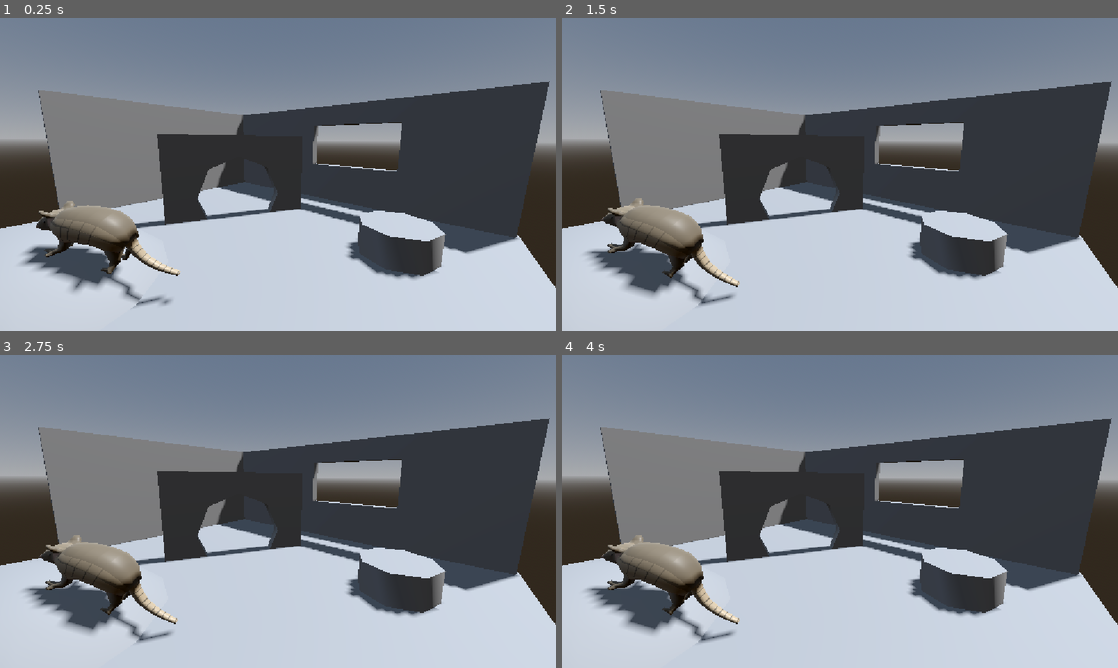
Above: before the commit, frames 1-4 (two rows, left to right).
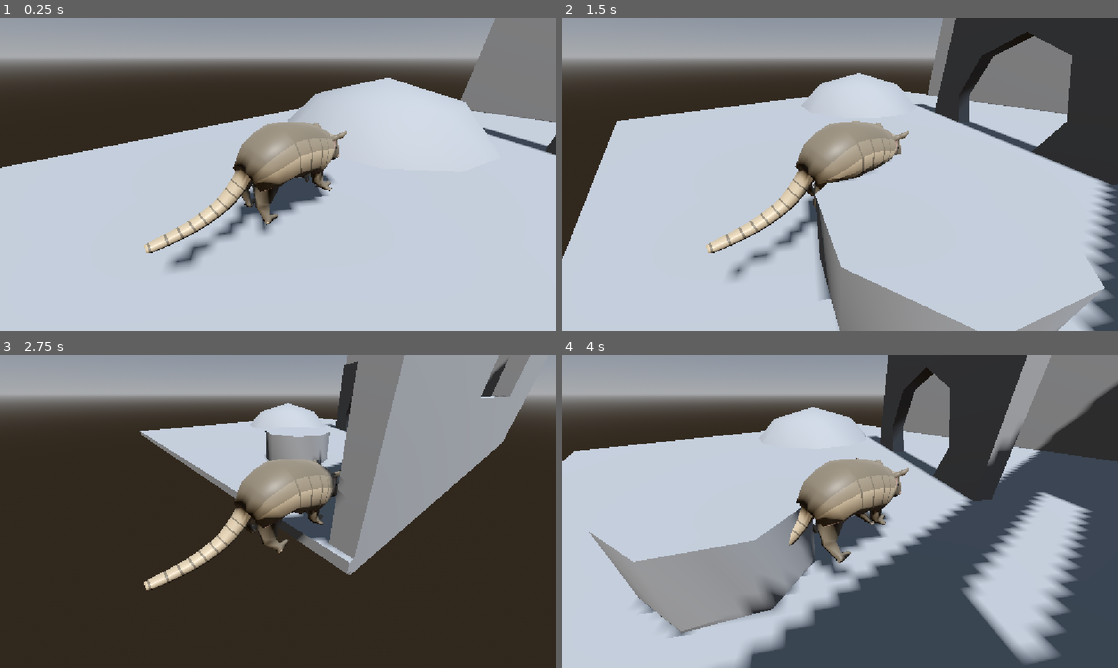
Above: after the commit, the same moments.

Repository: Aubrey-projects/Armadillo_Game
Game: Godot game, scene res://main.tscn
The game is run twice, just before and just after one commit, with the same random seed, the same clock (stepped at 60 frames per second) and the same inputs.
Inputs:
- Up to frame 1 (0.25 s): no input
- Up to frame 2 (1.5 s): hold D 0.53-1.28 s; hold S from 1.28 s (still down)
- Up to frame 3 (2.75 s): release S at 2.03 s; hold D from 2.03 s (still down)
- Up to frame 4 (4 s): release D at 2.78 s; hold W 2.78-3.53 s; hold A from 3.53 s (still down)

The runs differ from the first frame. In frame 1, 71% of the frame differs, in the area x 0-100%, y 0-93%; in frame 2, 72%; in frame 3, 88%, in the area x 0-100%, y 0-100%; in frame 4, 80%.

Commit message:
Added movement and stepping

Diff:
--- a/armadillo-game/armadillo/IKArmadillo.tscn
+++ b/armadillo-game/armadillo/IKArmadillo.tscn
@@ -197,3 +197,6 @@
 
 [node name="BackRightTarget" type="Marker3D" parent="LegControllers/BackRight" index="1" unique_id=154616327]
 transform = Transform3D(1, 0, 0, 0, 1, 0, 0, 0, 1, -0.1, 0, -0.20000002)
+
+[node name="Camera3D" type="Camera3D" parent="." index="2" unique_id=1559620857]
+transform = Transform3D(-0.64278764, 0.3830222, -0.6634138, 3.7046274e-08, 0.86602545, 0.5, 0.7660444, 0.3213938, -0.5566704, -0.8, 0.8, -0.7)
--- a/armadillo-game/armadillo/ik_armadillo.gd
+++ b/armadillo-game/armadillo/ik_armadillo.gd
@@ -4,6 +4,9 @@
 # Inspector variables
 @export var ground_align_speed: float = 5.0
 @export var ground_offset: float = 0.1
+@export var step_distance: float = 0.2
+@export var movement_speed: float = 3.0
+@export var rotation_speed: float = 10.0
 
 # Ray references
 @onready var front_left_ray: RayCast3D = $LegControllers/FrontLeft/GroundRay
@@ -21,23 +24,47 @@
 @onready var legs: Array[Dictionary] = [
 	{
 		"ray": front_left_ray,
-		"target": front_left_target
+		"target": front_left_target,
+		"planted_position": front_left_target.global_position,
+		"needs_step": false,
+		"is_stepping": false
 	},
 	{
 		"ray": front_right_ray,
-		"target": front_right_target
+		"target": front_right_target,
+		"planted_position": front_right_target.global_position,
+		"needs_step": false,
+		"is_stepping": false
 	},
 	{
 		"ray": back_left_ray,
-		"target": back_left_target
+		"target": back_left_target,
+		"planted_position": back_left_target.global_position,
+		"needs_step": false,
+		"is_stepping": false
 	},
 	{
 		"ray": back_right_ray,
-		"target": back_right_target
+		"target": back_right_target,
+		"planted_position": back_right_target.global_position,
+		"needs_step": false,
+		"is_stepping": false
 	}
 ]
 
+# Pairs the front left leg with the back right leg
+# and the front right leg with the back left leg
+var leg_pairs: Array[Array] = [
+	[0, 3],
+	[1, 2]
+]
+var active_pair: int = 0
+var legs_finished: int = 0
+
 func _physics_process(delta: float) -> void:
+	# Moves the armadillo
+	_handle_movement(delta)
+
 	# If all legs are above a surface with a collision
 	if front_left_ray.is_colliding() and front_right_ray.is_colliding() \
 	and back_left_ray.is_colliding() and back_right_ray.is_colliding():
@@ -49,9 +76,10 @@
 		var average_point: Vector3 = Vector3.ZERO
 
 		for leg in legs:
-			# Gets the ray and target of every leg
+			# Gets the ray, target, and planted position of every leg
 			var ray: RayCast3D = leg["ray"]
 			var target: Marker3D = leg["target"]
+			var planted_position: Vector3 = leg["planted_position"]
 
 			# Gets the hit point and normal of every ray and appends them to lists
 			var hit_point: Vector3 = ray.get_collision_point()
@@ -59,8 +87,18 @@
 			hit_points.append(hit_point)
 			hit_normals.append(hit_normal)
 
+			# Measures how far the ground has moved away from the planted foot
+			var distance_to_target: float = planted_position.distance_to(hit_point)
+			leg["needs_step"] = distance_to_target > step_distance
+
 			# Rotates the CCDIK3D's target to match the ground's normal
 			target.global_basis = _basis_from_normal(hit_normal)
+
+		for leg_index in leg_pairs[active_pair]:
+			var leg: Dictionary = legs[leg_index]
+
+			if leg["needs_step"] and !leg["is_stepping"]:
+				step_leg(leg)
 
 		# Increments through the hit_normals list and gets the average
 		for hit_normal in hit_normals:
@@ -89,6 +127,22 @@
 		# Moves the armadillo up from the slope of the ground
 		position += average_normal * height_difference * ground_align_speed * delta
 
+# Function to move the armadillo
+func _handle_movement(delta: float) -> void:
+	var direction = Vector3.ZERO
+	if Input.is_key_pressed(KEY_D):
+		direction.z -= 1
+	if Input.is_key_pressed(KEY_A):
+		direction.z += 1
+	if Input.is_key_pressed(KEY_W):
+		direction.x -= 1
+	if Input.is_key_pressed(KEY_S):
+		direction.x += 1
+	if direction.length() > 0:
+		direction = direction.normalized()
+
+	position += direction * movement_speed * delta
+
 # Function to convert the ground's normal to the basis for an object
 func _basis_from_normal(normal: Vector3) -> Basis:
 	var result = Basis()
@@ -100,3 +154,56 @@
 	result = result.orthonormalized()
 
 	return result
+
+# Function for the legs to step
+func step_leg(leg: Dictionary) -> void:
+	# Leg variables
+	var ray: RayCast3D = leg["ray"]
+	var target: Marker3D = leg["target"]
+	var start_position: Vector3 = target.global_position
+	var end_position: Vector3 = ray.get_collision_point()
+	var middle_position: Vector3 = (start_position + end_position) / 2.0
+	leg["is_stepping"] = true
+	leg["needs_step"] = false
+
+	# Step variables
+	var step_height: float = 0.5
+	var step_time: float = 0.2
+
+	middle_position.y += step_height
+
+	# Creating tween
+	var tween: Tween = create_tween()
+
+	# Starting animation
+	tween.tween_property(
+		target,
+		"global_position",
+		middle_position,
+		step_time
+	)
+
+	# Ending animation
+	tween.tween_property(
+		target,
+		"global_position",
+		end_position,
+		step_time
+	)
+
+	# Updating dictionary after the animation is done
+	tween.tween_callback(finish_step.bind(leg, end_position))
+
+# Function to update the leg after a step
+func finish_step(leg: Dictionary, end_position: Vector3) -> void:
+	leg["planted_position"] = end_position
+	leg["is_stepping"] = false
+
+	legs_finished += 1
+	if legs_finished >= 2:
+		legs_finished = 0
+
+		if active_pair == 0:
+			active_pair = 1
+		else:
+			active_pair = 0
--- a/armadillo-game/main.tscn
+++ b/armadillo-game/main.tscn
@@ -22,9 +22,6 @@
 [node name="DirectionalLight3D" type="DirectionalLight3D" parent="." unique_id=136231844]
 transform = Transform3D(-0.8660254, -0.43301278, 0.25, 0, 0.49999997, 0.86602545, -0.50000006, 0.75, -0.43301266, 0, 0, 0)
 shadow_enabled = true
-
-[node name="Camera3D" type="Camera3D" parent="." unique_id=2047602691]
-transform = Transform3D(0.76481116, -0.11155475, 0.63452303, 0.0066902023, 0.986217, 0.16532175, -0.6442198, -0.12219483, 0.7550161, 3.1964314, 1.4603506, 2.5743058)
 
 [node name="PlayArea" type="CSGCombiner3D" parent="." unique_id=548014153]
 use_collision = true
@@ -66,4 +63,4 @@
 radius = 1.8000001
 
 [node name="IKArmadillo" parent="." unique_id=1756932102 instance=ExtResource("1_ig7tw")]
-transform = Transform3D(0.64278764, 0, -0.76604444, 0, 1, 0, 0.76604444, 0, 0.64278764, 0.81000596, 0.38672966, 2.3094761)
+transform = Transform3D(5.9604645e-08, 0, -1, 0, 1, 0, 1, 0, 5.9604645e-08, 2.210006, -0.013270348, 2.3094761)
